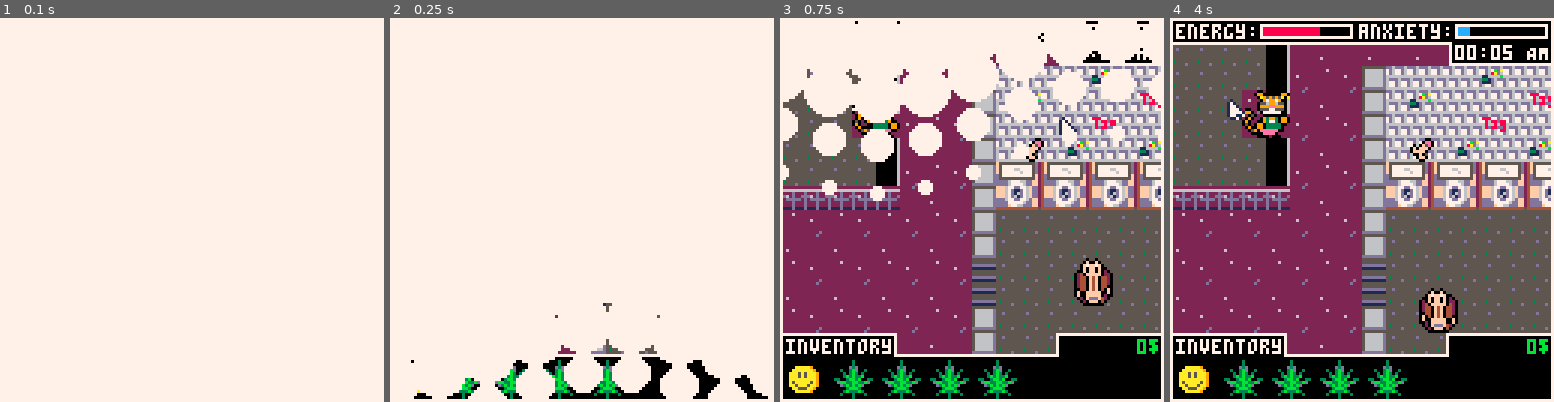
Above: before the commit, frames 1-4 (left to right).
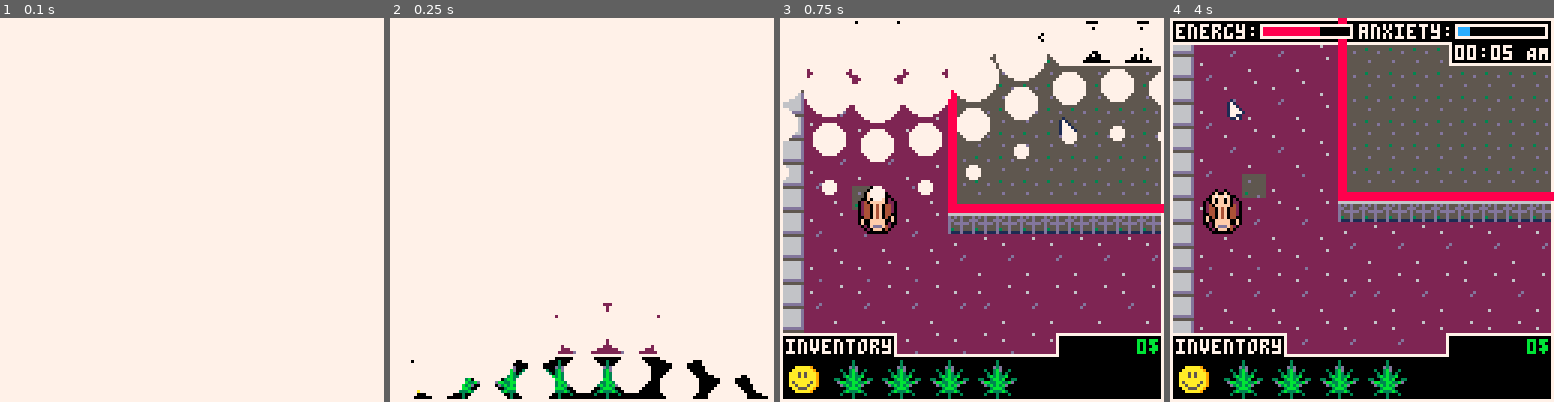
Above: after the commit, the same moments.

Repository: ekaktusz/ld53delivery
Game: PICO-8 cartridge delivery.p8
Same seed, same stepped clock (60 frames per second), same inputs: the game is played once before the commit and once after it.
Inputs (mouse positions are in pixels of both pictures, inside the frame that each line leads up to):
- Up to frame 1 (0.1 s): no input
- Up to frame 2 (0.25 s): no input
- Up to frame 3 (0.75 s): tap X (X key) at 0.33 s; click (1060, 121) at 0.67 s
- Up to frame 4 (4 s): tap X (X key) at 1.07, 1.85, 2.97 s; click (1216, 267) at 1.22 s; hold Right 1.6-2.1 s; click (1277, 114) at 1.77 s; hold Up 2.15-2.42 s; click (1342, 259) at 2.32 s; hold Right 2.47-3.03 s; click (1404, 106) at 2.87 s; hold Left 3.08-3.58 s; click (1465, 256) at 3.42 s; hold Down 3.63-3.97 s; click (1231, 102) at 3.97 s

Frame 1 is identical in both runs. In frame 2, 0.2% of the frame differs, in the area x 47-71%, y 74-88%; in frame 3, 39%; in frame 4, 52%, in the area x 0-100%, y 0-88%.

Commit message:
fence hitboxes

Diff:
--- a/delivery.p8
+++ b/delivery.p8
@@ -167,22 +167,22 @@
 0424252425242524252425242524252425242524252425242524252425242524252425242524252425242524252425242524252425242524250400000000000000000000000000000000000000000000000000000000000000000000000000000000000000000000000000000000000000000000000000000000000000000000
 0434353435343534353435343534353435343534353435343534353435343534353435343534353435343534353435343534353435343534350400000000000000000000000000000000000000000000000000000000000000000000000000000000000000000000000000000000000000000000000000000000000000000000
 0424252425242524252425242524252425242524252425242524252425242524252425242524252425242524252425242524252425242524250400000000000000000000000000000000000000000000000000000000000000000000000000000000000000000000000000000000000000000000000000000000000000000000
-043435343534b9b8b8343534b9b8b8b8b8b8b8b8b8b8b8b8b8b8b8b8b8b8b8b8b8b8b8b8b8b8b834353435b8b93435343534353435343534350400000000000000000000000000000000000000000000000000000000000000000000000000000000000000000000000000000000000000000000000000000000000000000000
-042424252524b94045646565754045444544454445444540454445404544454445444544454045646565754045242524a924252425242524250400000000000000000000000000000000000000000000000000000000000000000000000000000000000000000000000000000000000000000000000000000000000000000000
-043434353534b95455646565755455545554555455545554555455545554555455545554555455646565755455343534a934353435343534350400000000000000000000000000000000000000000000000000000000000000000000000000000000000000000000000000000000000000000000000000000000000000000000
-042424252425b94445646565754445444544454445404540458445404540454445444544454445646565754445242524a934353435343534350400000000000000000000000000000000000000000000000000000000000000000000000000000000000000000000000000000000000000000000000000000000000000000000
-042434353435b95455646565755455545554555455545554555455545554555455545554555455646565755455343534a9a8a8a8a8a8a8a8a80400000000000000000000000000000000000000000000000000000000000000000000000000000000000000000000000000000000000000000000000000000000000000000000
-043424252425b914141414141414141414141414141414146a6b6c6d14141414141414141414141414141414b92425242524252425242524250400000000000000000000000000000000000000000000000000000000000000000000000000000000000000000000000000000000000000000000000000000000000000000000
-042434353435b914141414141414141414141414141414147a7b7c7d14141414141414141414141414141414b93435343534353435343534350400000000000000000000000000000000000000000000000000000000000000000000000000000000000000000000000000000000000000000000000000000000000000000000
-043424252425b914141414141414141414141414141414141414141414141414141414141414141414141414b9242524045a5a5a5a4a5a5a5a0400000000000000000000000000000000000000000000000000000000000000000000000000000000000000000000000000000000000000000000000000000000000000000000
-042434353435b91414141414141414141414141414141414141414141414141414141414141414141414148cb9343534045a4a5a5a5a5a4b5a0400000000000000000000000000000000000000000000000000000000000000000000000000000000000000000000000000000000000000000000000000000000000000000000
-043424252425b914141414141414141414141414141414141414141414141414141414141414141414141414b9242524045a5a5a5a4b5a5a5a0400000000000000000000000000000000000000000000000000000000000000000000000000000000000000000000000000000000000000000000000000000000000000000000
-042434353435b914141414141414141414141414141414141414141414141414141414141414141414141414b9343534045a5b5a4a5a5a4a5a0400000000000000000000000000000000000000000000000000000000000000000000000000000000000000000000000000000000000000000000000000000000000000000000
-043435343534b914141414141414141414141414141414141414141414141414141414141414141414141414b9242524044c4d4c4d4c4d4c4d0400000000000000000000000000000000000000000000000000000000000000000000000000000000000000000000000000000000000000000000000000000000000000000000
-042425242524b9b8b8b8b8b8b8b8b8b8b8b8b8b8b8b8b8b8b8b8b8b8b8b8b8b8b8b8b8b8b8b8b8b8b8b8b8b8b8343534045c5d5c5d5c5d5c5d0400000000000000000000000000000000000000000000000000000000000000000000000000000000000000000000000000000000000000000000000000000000000000000000
+04343534353425b8b8343534b9b8b8b8b8b8b8b8b8b8b8b8b8b8b8b8b8b8b8b8b8b8b8b8b8b8b834353435b8b83435343534353435343534350400000000000000000000000000000000000000000000000000000000000000000000000000000000000000000000000000000000000000000000000000000000000000000000
+042424252524354045646565754045444544454445444540454445404544454445444544454045646565754045242524a924252425242524250400000000000000000000000000000000000000000000000000000000000000000000000000000000000000000000000000000000000000000000000000000000000000000000
+043434353534255455646565755455545554555455545554555455545554555455545554555455646565755455343534a934353435343534350400000000000000000000000000000000000000000000000000000000000000000000000000000000000000000000000000000000000000000000000000000000000000000000
+042424252425354445646565754445444544454445404540458445404540454445444544454445646565754445242524a934353435343534350400000000000000000000000000000000000000000000000000000000000000000000000000000000000000000000000000000000000000000000000000000000000000000000
+042434353435255455646565755455545554555455545554555455545554555455545554555455646565755455343534a9a8a8a8a8a8a8a8a80400000000000000000000000000000000000000000000000000000000000000000000000000000000000000000000000000000000000000000000000000000000000000000000
+0434242524253514141414141414141414141414141414146a6b6c6d14141414141414141414141414141414142425242524252425242524250400000000000000000000000000000000000000000000000000000000000000000000000000000000000000000000000000000000000000000000000000000000000000000000
+0424343534352514141414141414141414141414141414147a7b7c7d14141414141414141414141414141414143435343534353435343534350400000000000000000000000000000000000000000000000000000000000000000000000000000000000000000000000000000000000000000000000000000000000000000000
+043424252425351414141414141414141414141414141414141414141414141414141414141414141414141414242524045a5a5a5a4a5a5a5a0400000000000000000000000000000000000000000000000000000000000000000000000000000000000000000000000000000000000000000000000000000000000000000000
+042434353435251414141414141414141414141414141414141414141414141414141414141414141414141414343534045a4a5a5a5a5a4b5a0400000000000000000000000000000000000000000000000000000000000000000000000000000000000000000000000000000000000000000000000000000000000000000000
+043424252425351414141414141414141414141414141414141414141414141414141414141414141414141414242524045a5a5a5a4b5a5a5a0400000000000000000000000000000000000000000000000000000000000000000000000000000000000000000000000000000000000000000000000000000000000000000000
+042434353435251414141414141414141414141414141414141414141414141414141414141414141414141414343534045a5b5a4a5a5a4a5a0400000000000000000000000000000000000000000000000000000000000000000000000000000000000000000000000000000000000000000000000000000000000000000000
+043435023534351414141414141414141414141414141414141414141414141414141414141414141414141414242524044c4d4c4d4c4d4c4d0400000000000000000000000000000000000000000000000000000000000000000000000000000000000000000000000000000000000000000000000000000000000000000000
+04242524252425b8b8b8b8b8b8b8b8b8b8b8b8b8b8b8b8b8b8b8b8b8b8b8b8b8b8b8b8b8b8b8b8b8b8b8b8b8b8343534045c5d5c5d5c5d5c5d0400000000000000000000000000000000000000000000000000000000000000000000000000000000000000000000000000000000000000000000000000000000000000000000
 0434353435343524252425242524252425242524252425242524252425242425252425242524252425242524252425240414141414141414140400000000000000000000000000000000000000000000000000000000000000000000000000000000000000000000000000000000000000000000000000000000000000000000
-0424252425242534353435343534353435343534353435343534353435343435353435343534353435343534353435340414141414141414140400000000000000000000000000000000000000000000000000000000000000000000000000000000000000000000000000000000000000000000000000000000000000000000
-0424252425242524242524252425242524252425242524252425252424252425242524252425252425242524252425247414141402141414140400000000000000000000000000000000000000000000000000000000000000000000000000000000000000000000000000000000000000000000000000000000000000000000
+0424252425242534353435343534353435343534353435343534353435343435353435343534353435343534353435347414141414141414140400000000000000000000000000000000000000000000000000000000000000000000000000000000000000000000000000000000000000000000000000000000000000000000
+0424252425242524242524252425242524252425242524252425252424252425242524252425252425822524252425247414141414141414140400000000000000000000000000000000000000000000000000000000000000000000000000000000000000000000000000000000000000000000000000000000000000000000
 0434353435343534343534353435343534353435343534353435353434353435343534353435353435343534353435347414141414141414140400000000000000000000000000000000000000000000000000000000000000000000000000000000000000000000000000000000000000000000000000000000000000000000
 0424252425242524252425242524252425242524252425242524252425242524252425242524252425242524252425240414141414141414140400000000000000000000000000000000000000000000000000000000000000000000000000000000000000000000000000000000000000000000000000000000000000000000
 0434353435343534353435343534353435343534353435343534353435343534353435343534353435343534353435340414141414141414140400000000000000000000000000000000000000000000000000000000000000000000000000000000000000000000000000000000000000000000000000000000000000000000
--- a/include/collision.lua
+++ b/include/collision.lua
@@ -17,5 +17,28 @@
     local map_y=flr(y/8)
     local map_sprite=mget(map_x,map_y)
     local flag=fget(map_sprite)
-    return flag==1
+    return flag==1 or solid_fence(x,y)
 end
+
+local fence1 = {x1=7*8,y1=12*8,x2=7*8+2,y2=23*8}
+local fence2 = {x1=45*8-2,y1=12*8,x2=45*8,y2=23*8}
+local fence3 = {x1=7*8,y1=23*8-2,x2=45*8,y2=23*8}
+--local fence2 = {x1=45*8,y1=11*8,x2=45*8-2,y2=23*8}
+
+function solid_fence(x,y)
+    if x >= fence1.x1 and x <= fence1.x2 and y >=fence1.y1 and y <= fence1.y2 then
+        return true
+    end
+    if x >= fence2.x1 and x <= fence2.x2 and y >=fence2.y1 and y <= fence2.y2 then
+        return true
+    end
+    if x >= fence3.x1 and x <= fence3.x2 and y >=fence3.y1 and y <= fence3.y2 then
+        return true
+    end
+end
+
+function hitboxes_draw()
+    rectfill(fence1.x1,fence1.y1,fence1.x2,fence1.y2,8)
+    rectfill(fence2.x1,fence2.y1,fence2.x2,fence2.y2,8)
+    rectfill(fence3.x1,fence3.y1,fence3.x2,fence3.y2,8)
+end
--- a/include/game_state.lua
+++ b/include/game_state.lua
@@ -119,6 +119,13 @@
 
     inventory_draw()
 
+    rect(7*8,11*8,7*8,23*8)
+    rect(45*8,11*8,45*8,23*8)
+
+    hitboxes_draw()
+
+    --rectfill(7*8,16*8,45*8,24*8,3) -- outside
+
     bar_draw(energy_bar)
     bar_draw(anxiety_bar)
 
--- a/include/map.lua
+++ b/include/map.lua
@@ -27,7 +27,11 @@
                     customer_init(obj, _type)
                     mset(i,j,68)
                 elseif _type == "fences" then
-                    mset(i,j,36)
+                    if j > 12 then
+                        mset(i,j,20)
+                    else
+                        mset(i,j,36)
+                    end
                 elseif _type == "dealer" then
                     mset(i,j,38)
                     mset(i+1,j,39)
Not shown, changed: 88 lines of the sprite sheet (__gfx__) section of delivery.p8
